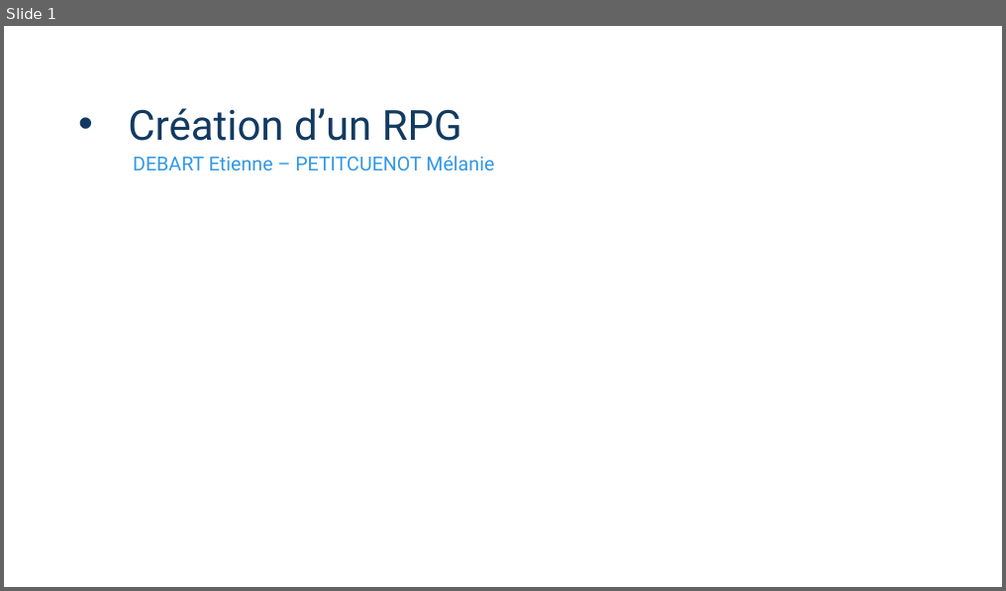
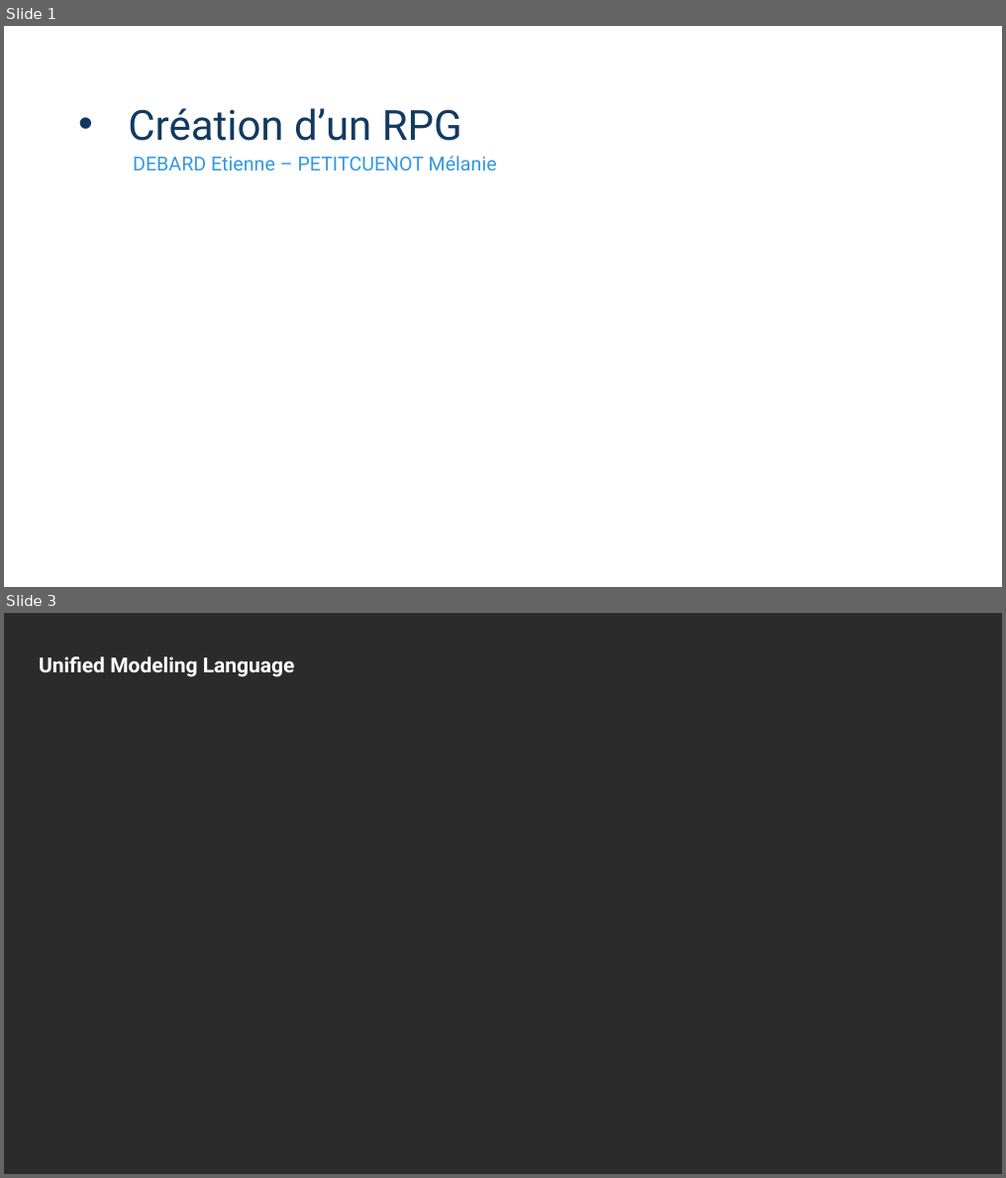
Before and after one commit to PolytechLyon-Etienne-Melanie/RPG, a slide deck: Diapo/DIapo.pptx. Shown one above the other, each under a label of ours: slide 1 before the commit, slides 1 and 3 after it; the slides between them are not shown. The pictures are 1006x591 and 1006x1178 pixels, drawn with LibreOffice and Linux fonts; fonts in the diff are those of the drawing; background and template pictures are left out; a plain dark background stands for a picture behind light text. Boxes give left, top, right and bottom in pixels: in the first picture for what was removed or moved away, otherwise in the second. Text is boxed around its words. In the diff, an @@ line names an element or a change of style, - is before the commit and + after.

```diff
--- a/Diapo/DIapo.pptx
+++ b/Diapo/DIapo.pptx
@@ slide 3 added at (4, 613, 1002, 1174), background picture (left out) @@
@@ text added at (39, 657, 295, 677), 15 pt, text #FFFFFF, bold @@
+Unified Modeling Language
@@ slide 1 changed as well @@
@@ subtitle at (133, 156, 497, 171): text changed @@
-DEBART Etienne – PETITCUENOT Mélanie
+DEBARD Etienne – PETITCUENOT Mélanie
```
Also in this commit, not shown: 4 other slides changed, 3 other slides added, 4 slides removed, 1 other file.
